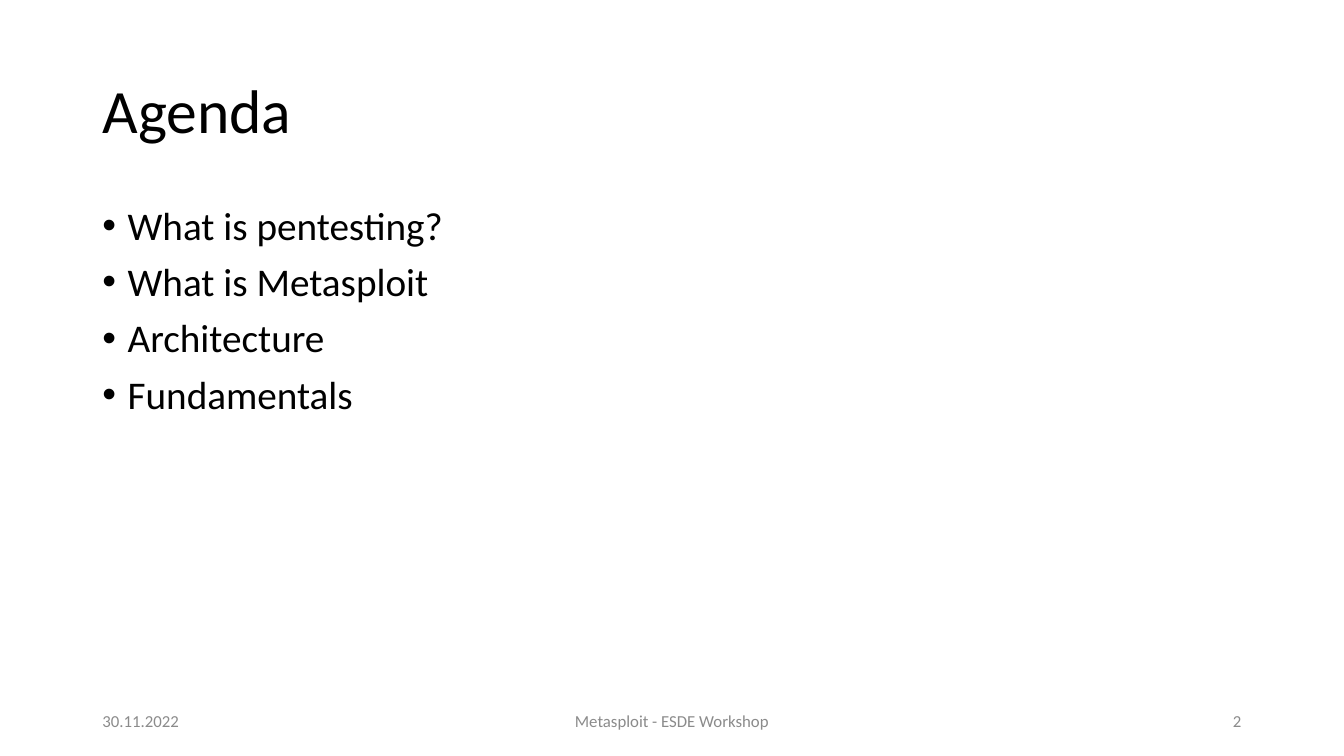
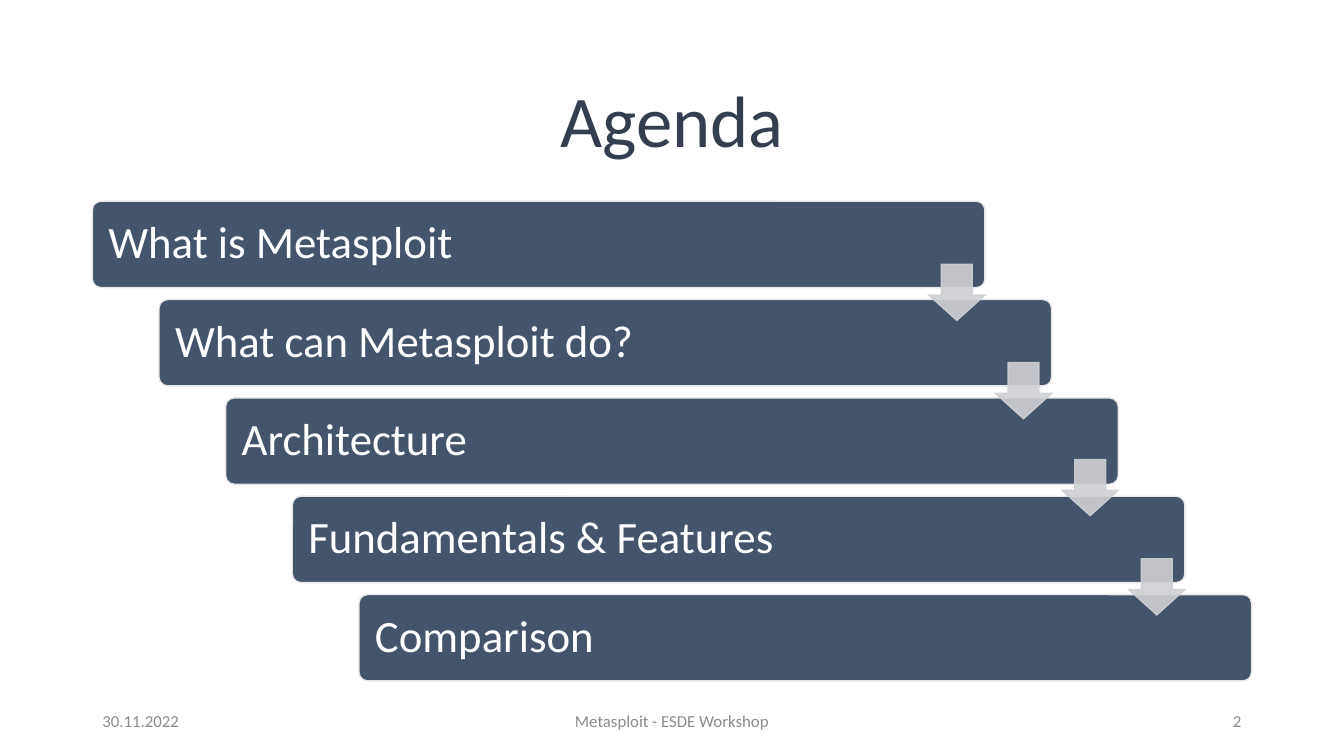
Before and after one commit to sebivenlo/ESDE_Metasploit_2022, a slide deck: slide 2 of presentation.pptx. Drawn at 1344x756 pixels with LibreOffice and Linux fonts; fonts in the diff are those of the drawing. Boxes give left, top, right and bottom in pixels: in the first picture for what was removed or moved away, otherwise in the second. Text is boxed around its words. In the diff, an @@ line names an element or a change of style, - is before the commit and + after.

```diff
--- a/presentation.pptx
+++ b/presentation.pptx
@@ title "Agenda": place and size @@
-title "Agenda" at [102,90,291,144]
+title "Agenda" at [560,96,783,160]
@@ title "Agenda" at [560,96,783,160]: size 44 to 52 pt, text colour #000000 to #333F50; alignment left to centre @@
@@ text removed at [128,212,443,410] @@
-• What is pentesting?
-• What is Metasploit
-• Architecture
-• Fundamentals
@@ group added at [93,202,1252,682]: 5 rounded rectangles, 5 texts, 4 down arrows @@
+What is Metasploit
+What can Metasploit do?
+Architecture
+Fundamentals & Features
+Comparison
```
Also in this commit, not shown: 9 other slides changed, 10 slides removed.
